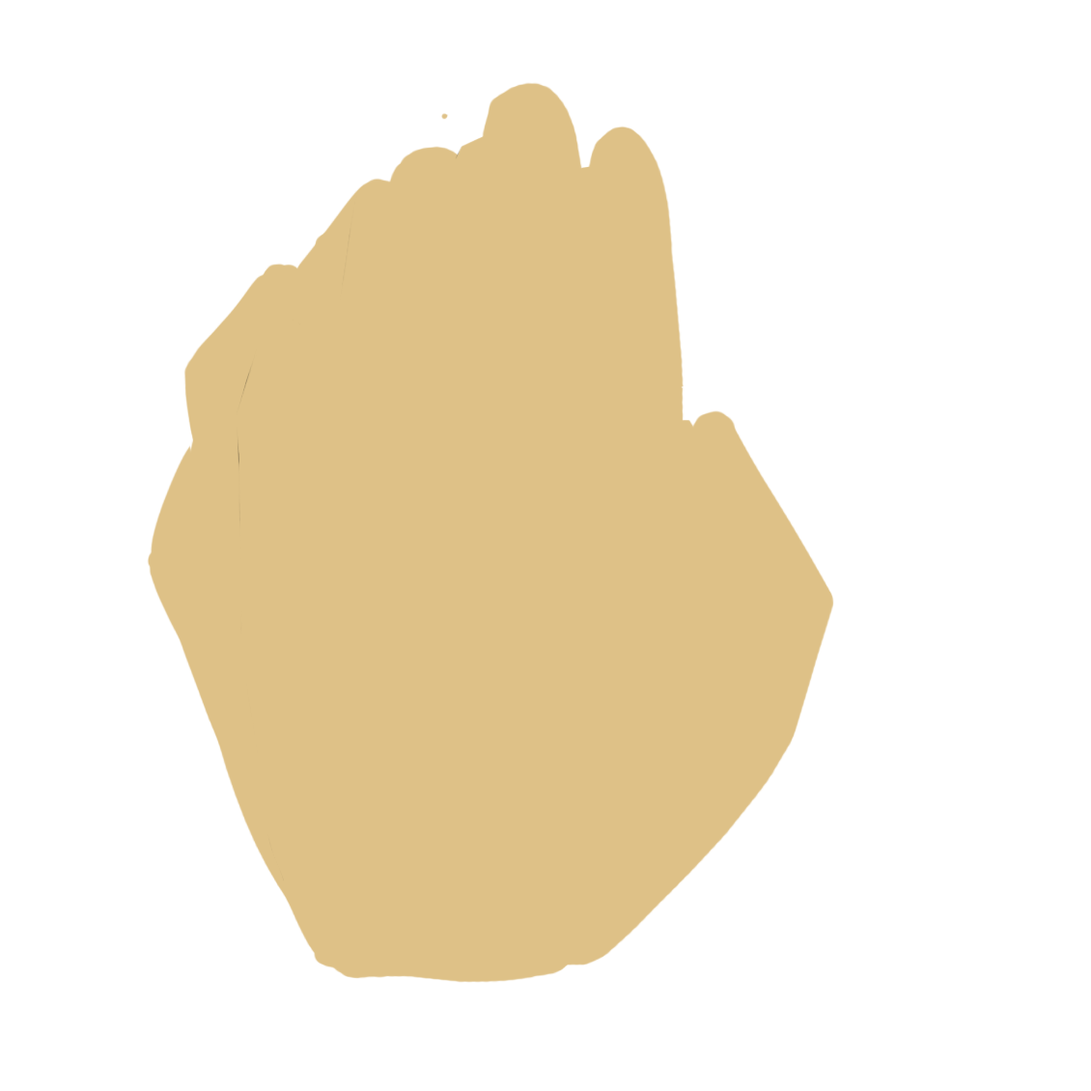
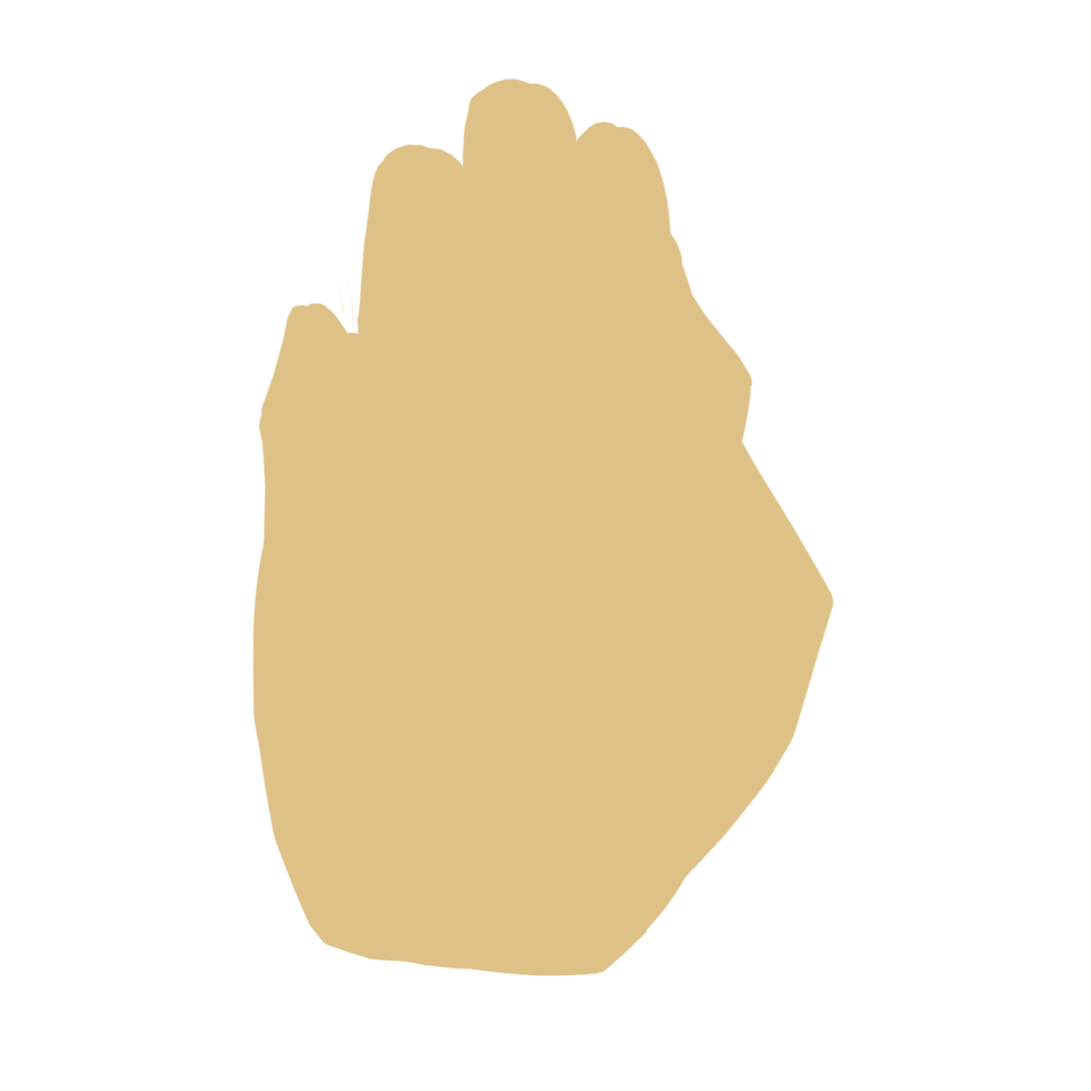
Revision of a layered 1091×1091 image; what changed, layer by layer:
added group "NEUTRAL_RIGHT" with 7 layers above "NEUTRAL_LEFT" over (x1=251, y1=77, x2=828, y2=978)
added layer "01" (1st of 4, in "NEUTRAL_RIGHT") in group "NEUTRAL_RIGHT" over (x1=255, y1=82, x2=828, y2=968)
added layer "01a" (1st of 4, in "NEUTRAL_RIGHT") in group "NEUTRAL_RIGHT" over (x1=251, y1=77, x2=828, y2=965)
added layer "02" (1st of 4, in "NEUTRAL_RIGHT") in group "NEUTRAL_RIGHT" over (x1=275, y1=112, x2=754, y2=978)
added layer "03" (1st of 4, in "NEUTRAL_RIGHT") in group "NEUTRAL_RIGHT" over (x1=308, y1=137, x2=754, y2=959)
added layer "04" (1st of 4, in "NEUTRAL_RIGHT") in group "NEUTRAL_RIGHT" over (x1=317, y1=166, x2=754, y2=969)
added layer "04a" (1st of 3, in "NEUTRAL_RIGHT") in group "NEUTRAL_RIGHT" over (x1=326, y1=184, x2=754, y2=969)
added layer "05" (1st of 3, in "NEUTRAL_RIGHT") in group "NEUTRAL_RIGHT" over (x1=324, y1=183, x2=754, y2=971)
hid group "NEUTRAL_LEFT" (7 layers) over (x1=146, y1=82, x2=828, y2=984)
painted on "01" (2nd of 4, in "NEUTRAL_LEFT") over (x1=441, y1=113, x2=450, y2=120)
painted on "05" (2nd of 3, in "NEUTRAL_LEFT") over (x1=146, y1=183, x2=597, y2=973)
